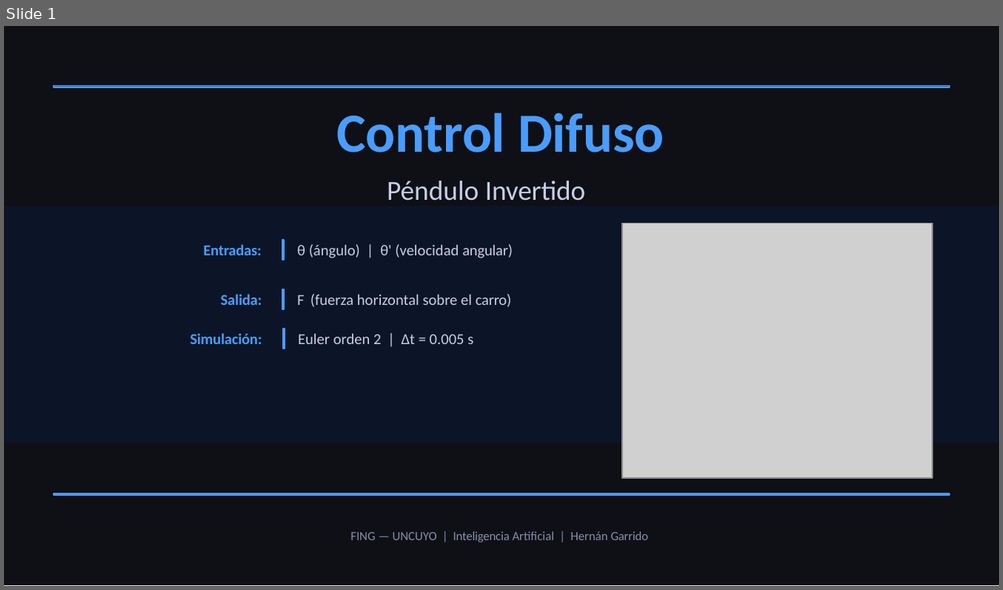
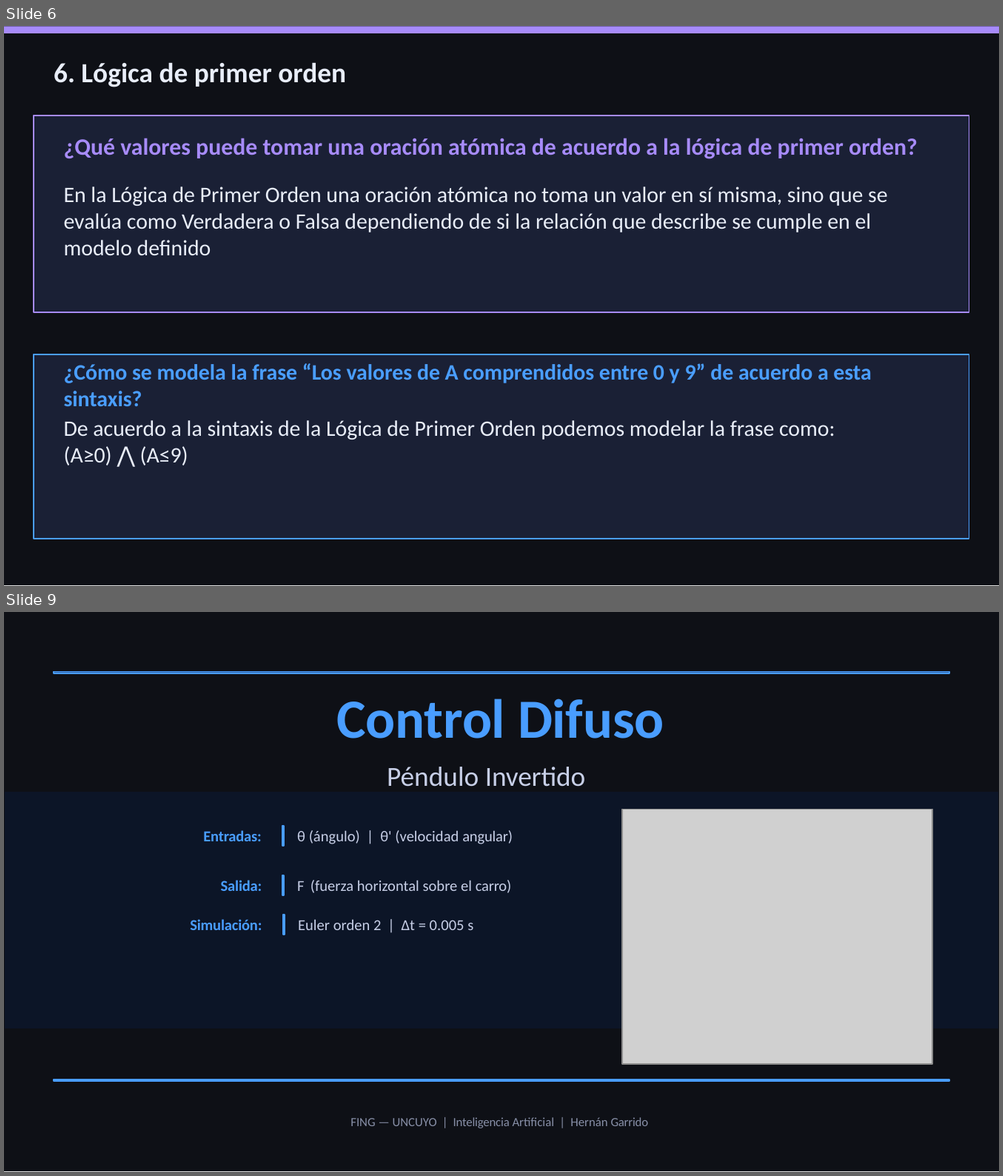
Before and after one commit to Juan-Stella/IA2, a slide deck: Unidad 2/Codigos_Juan/pendulo_fam.pptx. Shown one above the other, each under a label of ours: slide 1 before the commit, slides 6 and 9 after it; the slides between them are not shown. The pictures are 1003x590 and 1003x1176 pixels, drawn with LibreOffice and Linux fonts; fonts in the diff are those of the drawing; grey boxes stand for pictures. Boxes give left, top, right and bottom in pixels: in the first picture for what was removed or moved away, otherwise in the second. Text is boxed around its words. In the diff, an @@ line names an element or a change of style, - is before the commit and + after.

```diff
--- a/Unidad 2/Codigos_Juan/pendulo_fam.pptx
+++ b/Unidad 2/Codigos_Juan/pendulo_fam.pptx
@@ slide 6 added at (4,26,999,586), background #FFFFFF; not listed: 1 template element that a slide beside it also shows @@
@@ rectangle added at (4,26,999,33), fill #A78BFA @@
@@ text added at (54,62,346,87), 20 pt, text #E8EDF8, bold @@
+6. Lógica de primer orden
@@ rectangle added at (34,116,969,312), fill #1A2035, outline #A78BFA 1 pt @@
@@ text added at (64,138,917,159), 17 pt, text #A78BFA, bold @@
+¿Qué valores puede tomar una oración atómica de acuerdo a la lógica de primer orden?
@@ text added at (64,187,887,255), 16 pt, text #E8EDF8 @@
+En la Lógica de Primer Orden una oración atómica no toma un valor en sí misma, sino que se evalúa como Verdadera o Falsa dependiendo de si la relación que describe se cumple en el modelo definido
@@ rectangle added at (34,355,969,538), fill #1A2035, outline #4A9EFF 1 pt @@
@@ text added at (64,363,871,406), 16 pt, text #4A9EFF, bold @@
+¿Cómo se modela la frase “Los valores de A comprendidos entre 0 y 9” de acuerdo a esta sintaxis?
@@ text added at (64,420,834,466), 16 pt, text #E8EDF8 @@
+De acuerdo a la sintaxis de la Lógica de Primer Orden podemos modelar la frase como:
+(A≥0) ⋀ (A≤9)
@@ what was slide 1 is now slide 9 @@
```
Also in this commit, not shown: 1 slide changed, 10 other slides added, 3 other files.
